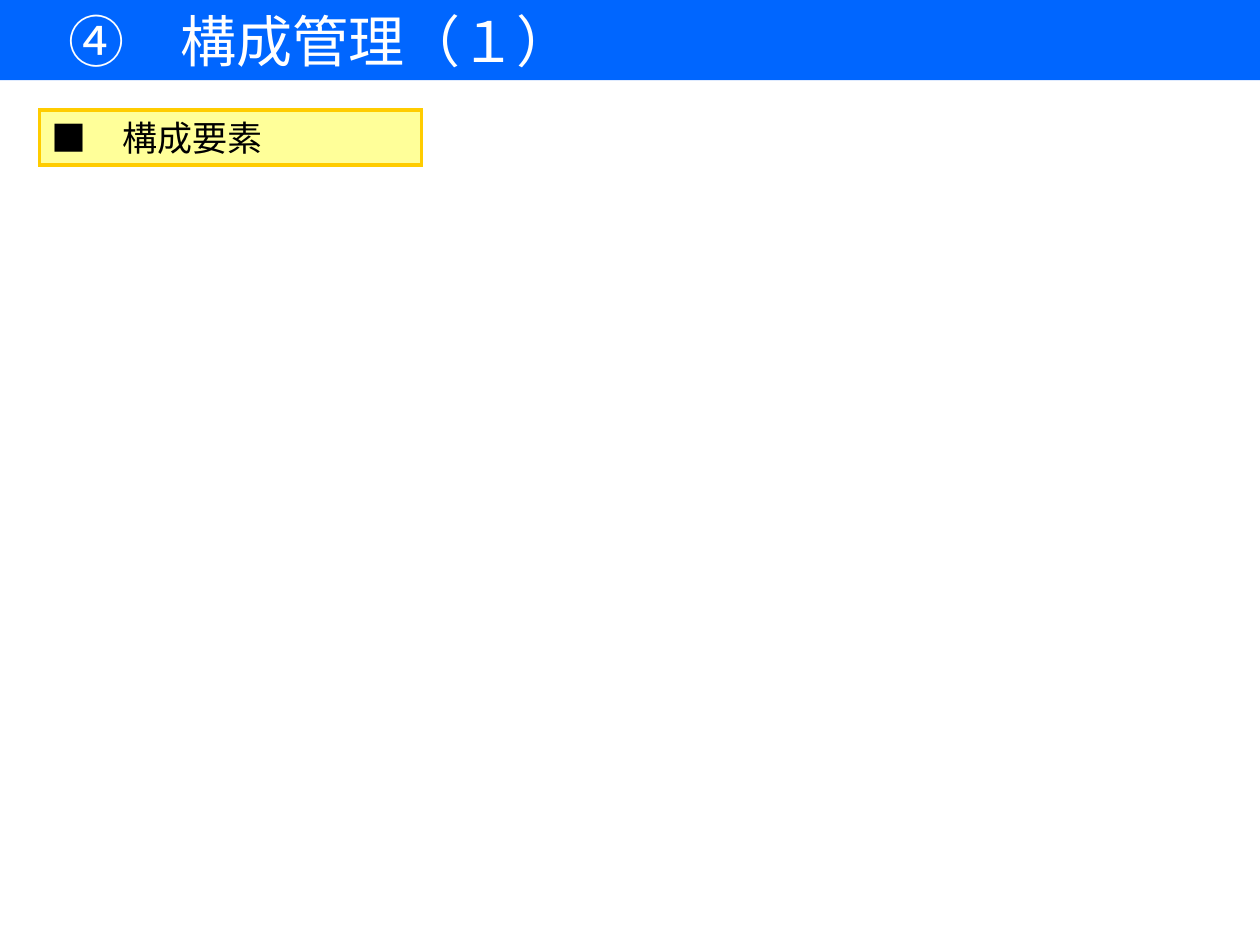
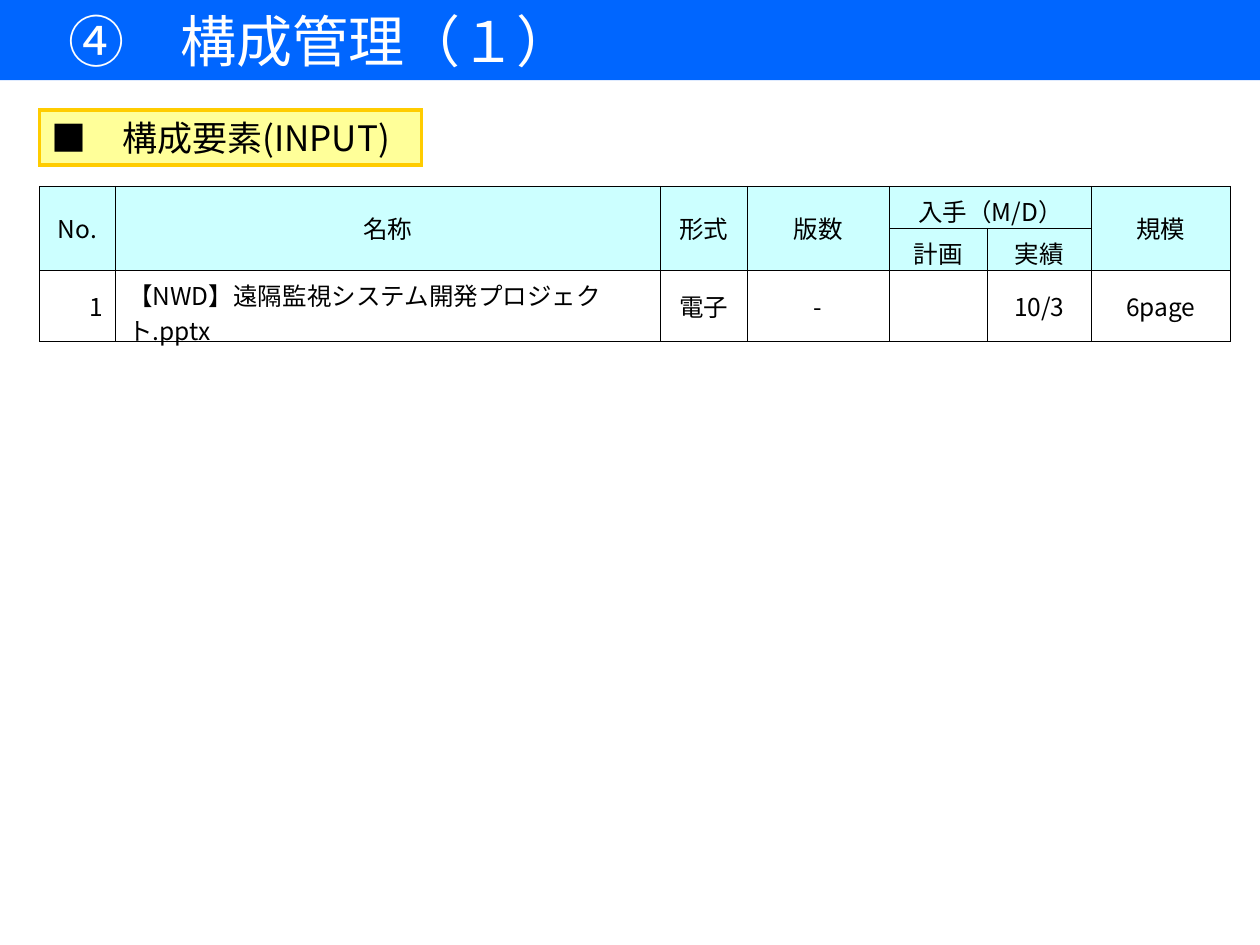
Before and after one commit to 7057547/RemoteMonitoringSystem, a slide deck: slide 10 of DOC/05作成資料/00開発計画書/【遠隔監視システム開発】開発計画書.ppt. Drawn at 1260x945 pixels with LibreOffice and Linux fonts; fonts in the diff are those of the drawing. Boxes give left, top, right and bottom in pixels: in the first picture for what was removed or moved away, otherwise in the second. Text is boxed around its words. In the diff, an @@ line names an element or a change of style, - is before the commit and + after.

```diff
--- a/DOC/05作成資料/00開発計画書/【遠隔監視システム開発】開発計画書.ppt
+++ b/DOC/05作成資料/00開発計画書/【遠隔監視システム開発】開発計画書.ppt
@@ text in rounded rectangle at (122, 121, 390, 158): text changed @@
-■ 構成要素
+■ 構成要素(INPUT)
@@ table added at (39, 186, 1230, 350), 3 rows, 7 columns @@
+No. | 名称 | 形式 | 版数 | 入手（M/D） |  | 規模
+ |  |  |  | 計画 | 実績 | 
+1 | 【NWD】遠隔監視システム開発プロジェクト.pptx | 電子 | - |  | 10/3 | 6page
```
Also in this commit, not shown: 7 other slides changed, 1 slide removed.
